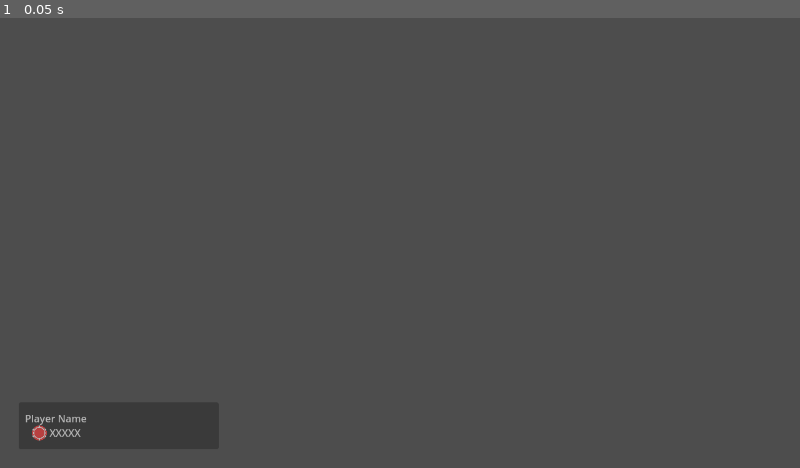
Above: before the commit, frame 1.
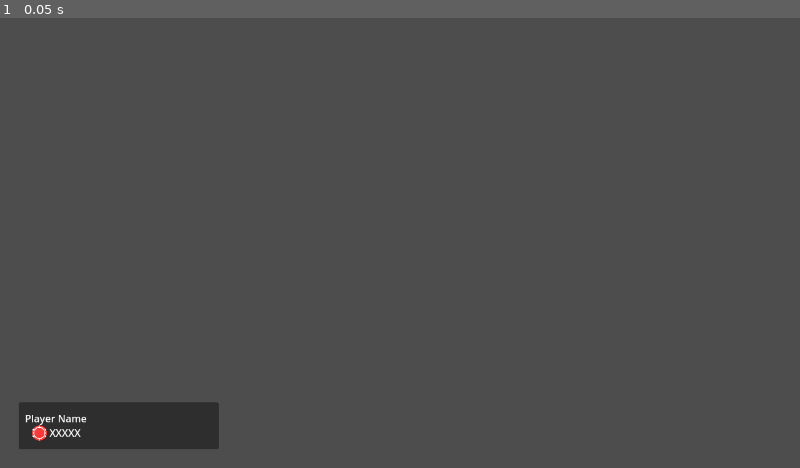
Above: after the commit, the same moment.

Repository: rwilson02/Poker-Party
Game: Godot game, scene res://scenes/Gameplay.tscn
Two runs of this game, one before a commit and one after it. Both use one fixed random seed, a clock stepped at 60 frames per second and the inputs below. This scene is started directly instead of the project's main scene.
Inputs:
- Up to frame 1 (0.05 s): no input

The runs differ from the first frame. In frame 1, 0.1% of the frame differs, in the area x 3-11%, y 88-94%.

Commit message:
add clipmask to scorebug
i just really didn't like how "clip + draw" on the scorebug itself made it slightly transparent

Diff:
--- a/scenes/ui/scorebug.tscn
+++ b/scenes/ui/scorebug.tscn
@@ -1,7 +1,6 @@
 [gd_scene format=3 uid="uid://cnd6j21isfrjj"]
 
 [node name="Scorebug" type="Panel"]
-clip_children = 2
 offset_right = 320.0
 offset_bottom = 75.0
 
@@ -24,23 +23,32 @@
 autowrap_mode = 0
 shortcut_keys_enabled = false
 
-[node name="HoleCards" type="HBoxContainer" parent="."]
+[node name="ClipMask" type="Control" parent="."]
+clip_contents = true
+layout_mode = 1
+anchors_preset = 15
+anchor_right = 1.0
+anchor_bottom = 1.0
+grow_horizontal = 2
+grow_vertical = 2
+
+[node name="HoleCards" type="HBoxContainer" parent="ClipMask"]
 custom_minimum_size = Vector2(150, 0)
 layout_mode = 1
 anchors_preset = 11
 anchor_left = 1.0
 anchor_right = 1.0
 anchor_bottom = 1.0
-offset_left = -83.0
+offset_left = -4.0
 grow_horizontal = 0
 grow_vertical = 2
 
-[node name="Marker1" type="Control" parent="HoleCards"]
+[node name="Marker1" type="Control" parent="ClipMask/HoleCards"]
 layout_mode = 2
 size_flags_horizontal = 3
 size_flags_vertical = 8
 
-[node name="Marker2" type="Control" parent="HoleCards"]
+[node name="Marker2" type="Control" parent="ClipMask/HoleCards"]
 layout_mode = 2
 size_flags_horizontal = 3
 size_flags_vertical = 8
--- a/scripts/gameplay/gameplay_display.gd
+++ b/scripts/gameplay/gameplay_display.gd
@@ -1,7 +1,7 @@
 extends Node
 
 @onready var scorebug = $Scorebug
-@onready var hole_card_holder = $Scorebug/HoleCards
+@onready var hole_card_holder = $Scorebug/ClipMask/HoleCards
 @onready var comm_card_holder = $CommCards
 @onready var card_marker = $CommCards/Marker1
 
